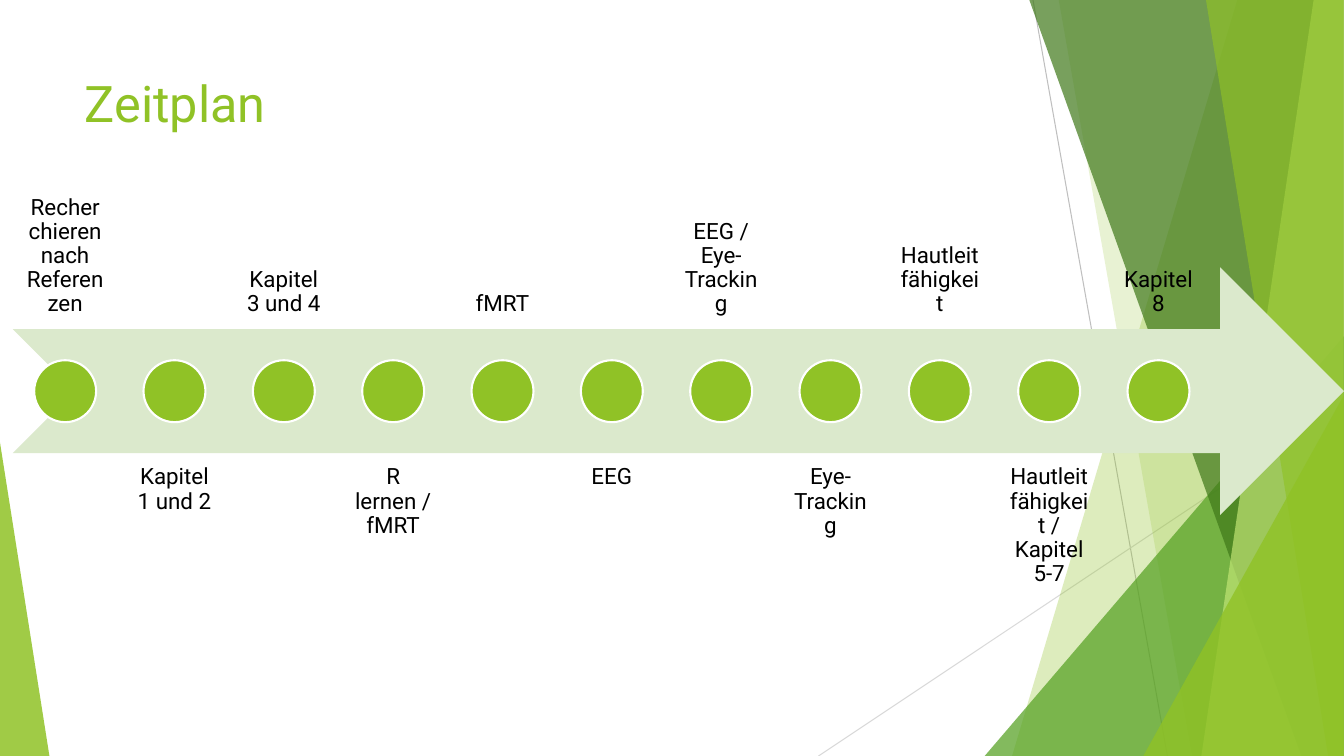
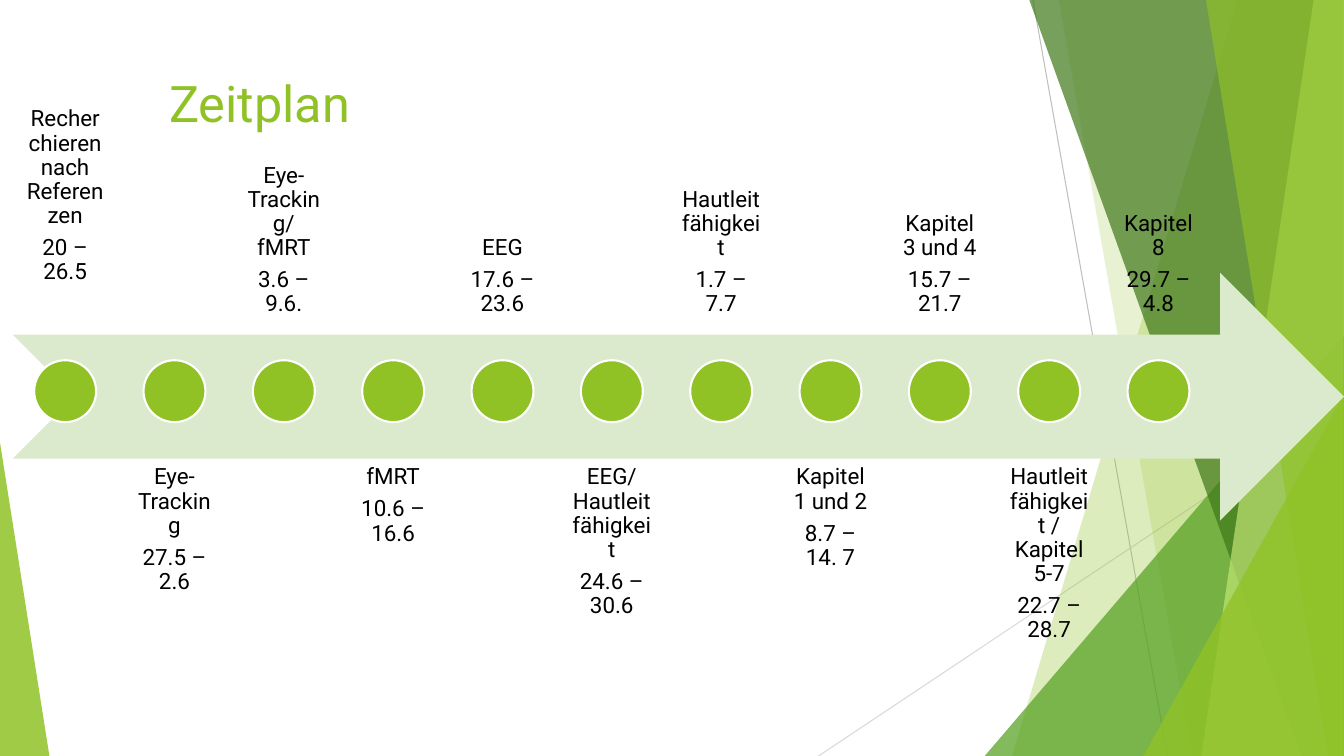
Before and after one commit to Robstei/work, a slide deck: slide 10 of BA/Entwurf Bachelorarbeit.pptx. Drawn at 1344x756 pixels with LibreOffice and Linux fonts; fonts in the diff are those of the drawing. Boxes give left, top, right and bottom in pixels: in the first picture for what was removed or moved away, otherwise in the second. Text is boxed around its words. In the diff, an @@ line names an element or a change of style, - is before the commit and + after.

```diff
--- a/BA/Entwurf Bachelorarbeit.pptx
+++ b/BA/Entwurf Bachelorarbeit.pptx
@@ title "Zeitplan": place and size @@
-title "Zeitplan" at <box>85,84,266,133</box>
+title "Zeitplan" at <box>169,84,350,133</box>
@@ text at <box>257,167,310,312</box>: text changed @@
-Kapitel 3 und 4
+Eye-Tracking/ fMRT
+3.6 – 9.6.
@@ text at <box>42,239,87,280</box>: paragraph added @@
+20 – 26.5
@@ text at <box>471,239,525,312</box>: text changed @@
-fMRT
+EEG
+17.6 – 23.6
@@ text at <box>903,214,977,311</box>: text changed @@
-Hautleitfähigkeit
+Kapitel 3 und 4
+15.7 – 21.7
@@ notched right arrow: place and size @@
-notched right arrow at <box>13,267,1344,515</box>
+notched right arrow at <box>13,273,1344,521</box>
@@ text at <box>696,271,737,311</box>: text changed @@
-EEG / Eye-Tracking
+Hautleitfähigkeit
+1.7 – 7.7
@@ text at <box>1127,271,1174,311</box>: paragraph added @@
+29.7 – 4.8
@@ text at <box>143,468,195,590</box>: text changed @@
-Kapitel 1 und 2
+Eye-Tracking
+27.5 – 2.6
@@ text at <box>361,467,419,542</box>: text changed @@
-R lernen / fMRT
+fMRT
+10.6 – 16.6
@@ text at <box>580,468,637,614</box>: text changed @@
-EEG
+EEG/Hautleitfähigkeit
+24.6 – 30.6
@@ text at <box>794,467,868,565</box>: text changed @@
-Eye-Tracking
+Kapitel 1 und 2
+8.7 – 14. 7
@@ text at <box>1017,593,1071,643</box>: paragraph added @@
+22.7 – 28.7
```
Also in this commit, not shown: 44 other files.
